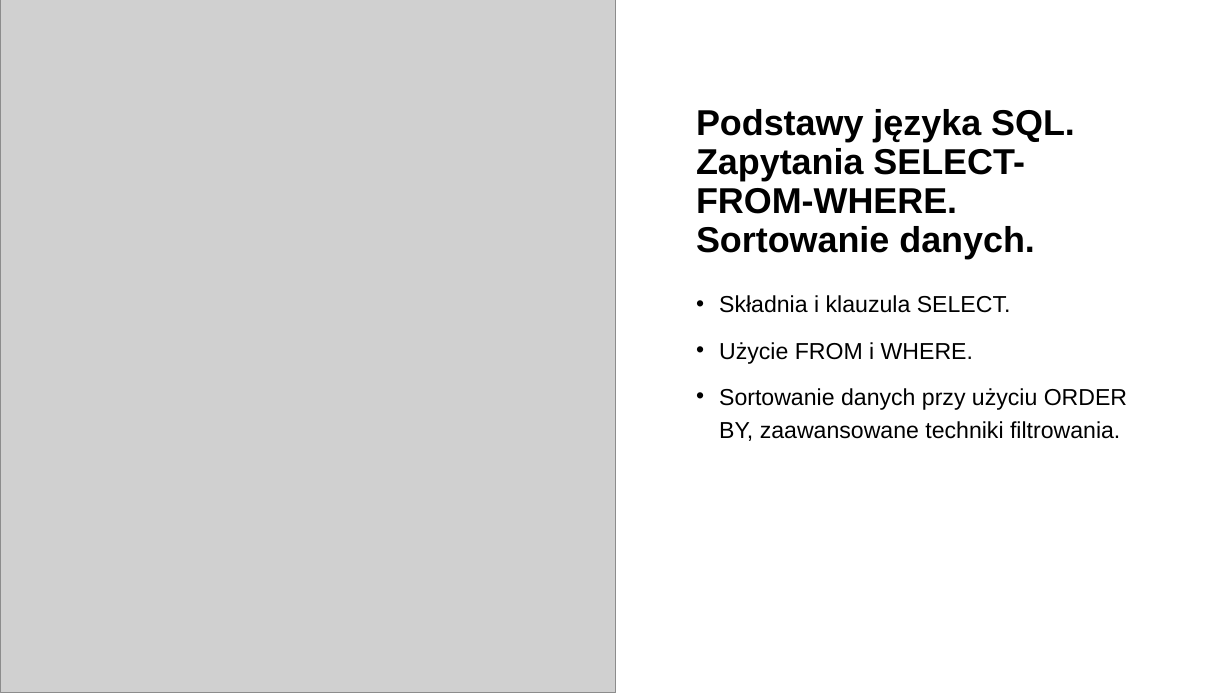
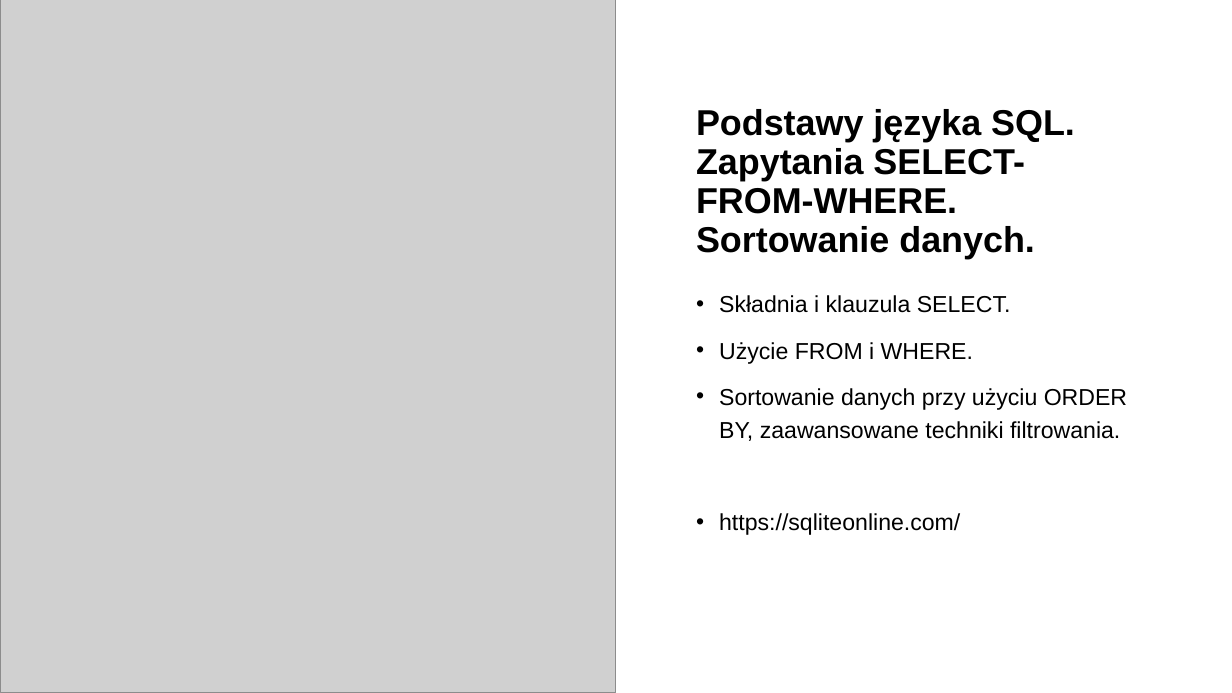
Before and after one commit to Joberooo/Joberooo.github.io, a slide deck: slide 2 of subjects/WWW/Bazy danych - 3 zajęcia.pptx (slide 3 before the commit). Drawn at 1232x693 pixels with LibreOffice and Linux fonts; fonts in the diff are those of the drawing; grey boxes stand for pictures. Boxes give left, top, right and bottom in pixels: in the first picture for what was removed or moved away, otherwise in the second. Text is boxed around its words. In the diff, an @@ line names an element or a change of style, - is before the commit and + after.

```diff
--- a/subjects/WWW/Bazy danych - 3 zajęcia.pptx
+++ b/subjects/WWW/Bazy danych - 3 zajęcia.pptx
@@ text at (719, 513, 960, 535): paragraph added @@
+• https://sqliteonline.com/
```
Also in this commit, not shown: 2 slides removed, 8 other files.
